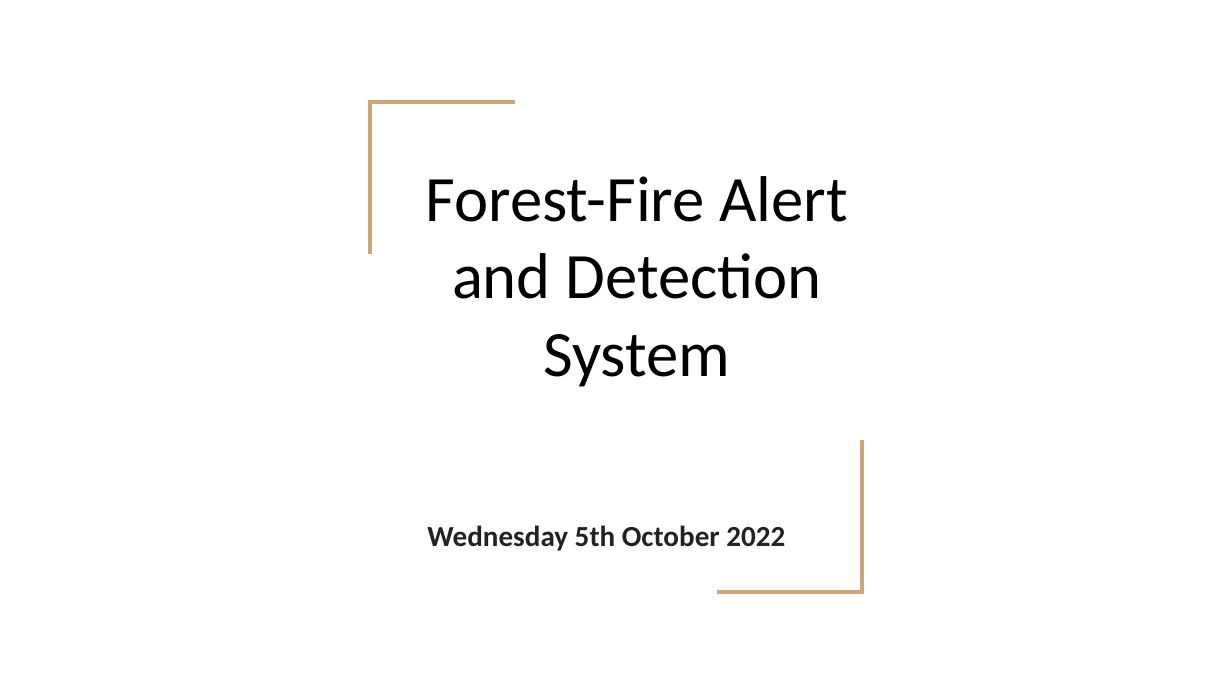
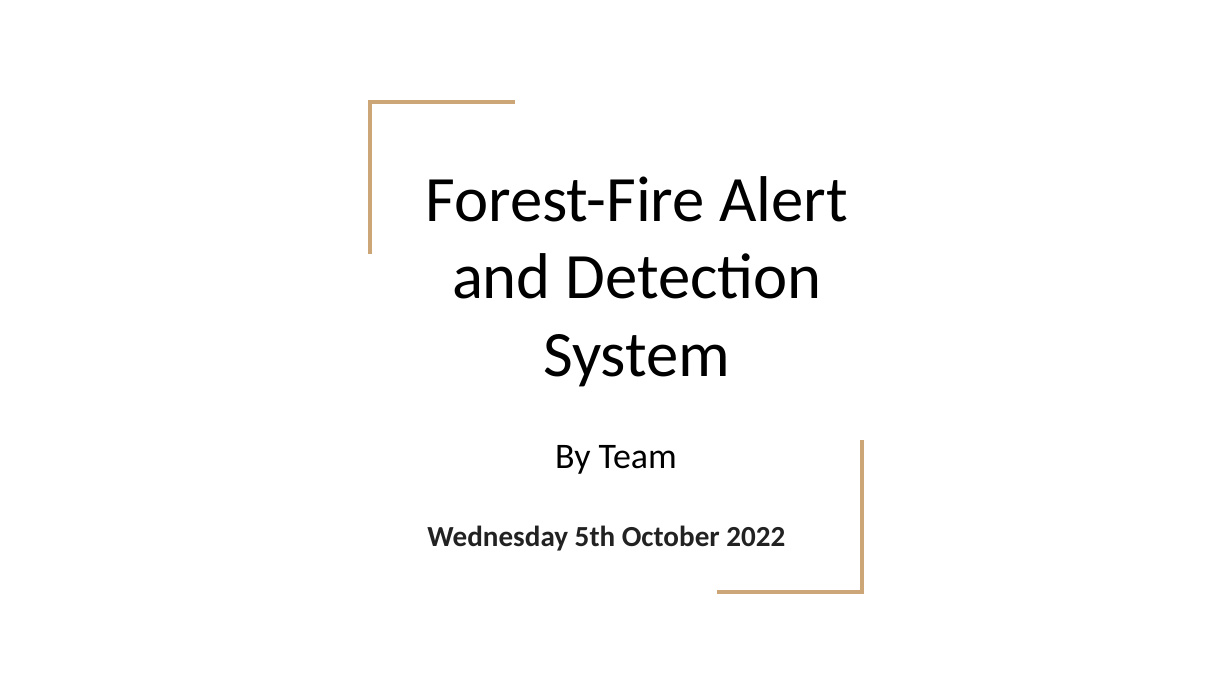
Before and after one commit to samkamau81/Fire-Detection-and-Alert-System-, a slide deck: slide 1 of Forest-Fire Alert and Detection System.pptx. Drawn at 1232x693 pixels with LibreOffice and Linux fonts; fonts in the diff are those of the drawing. Boxes give left, top, right and bottom in pixels: in the first picture for what was removed or moved away, otherwise in the second. Text is boxed around its words. In the diff, an @@ line names an element or a change of style, - is before the commit and + after.

```diff
--- a/Forest-Fire Alert and Detection System.pptx
+++ b/Forest-Fire Alert and Detection System.pptx
@@ subtitle added at (555,445,677,474), 21 pt, text #000000 @@
+By Team
```
Also in this commit, not shown: 3 other slides changed, 1 slide added, 1 slide removed, 1 other file.
